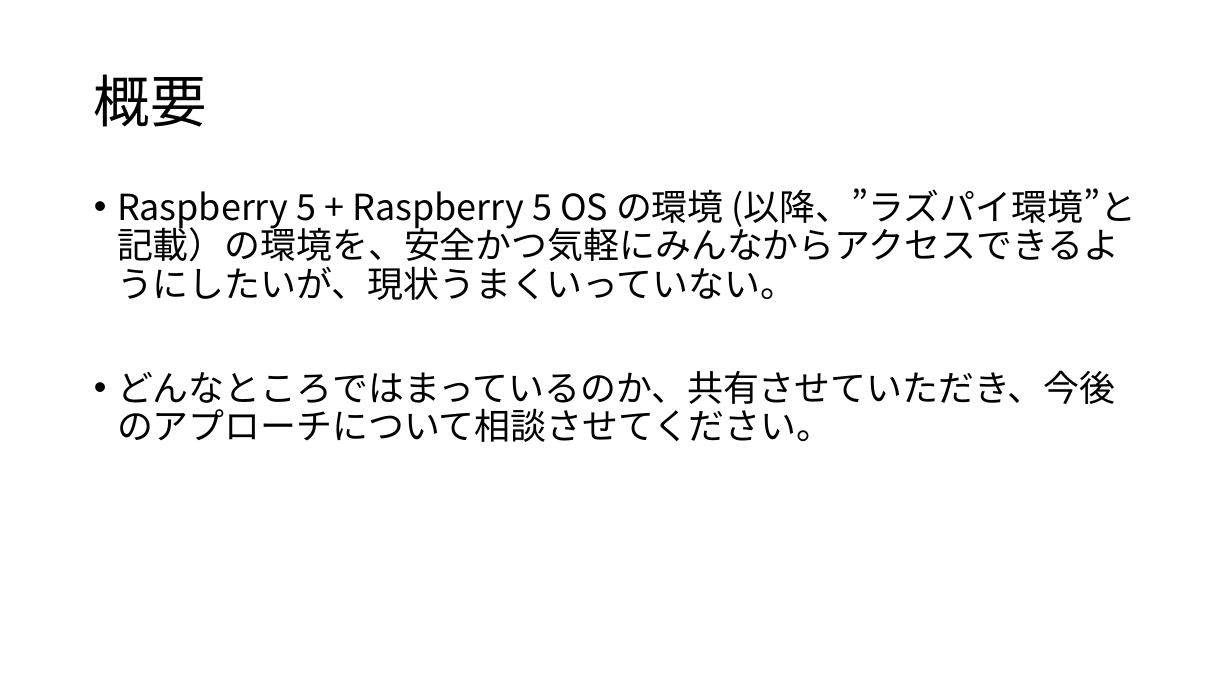
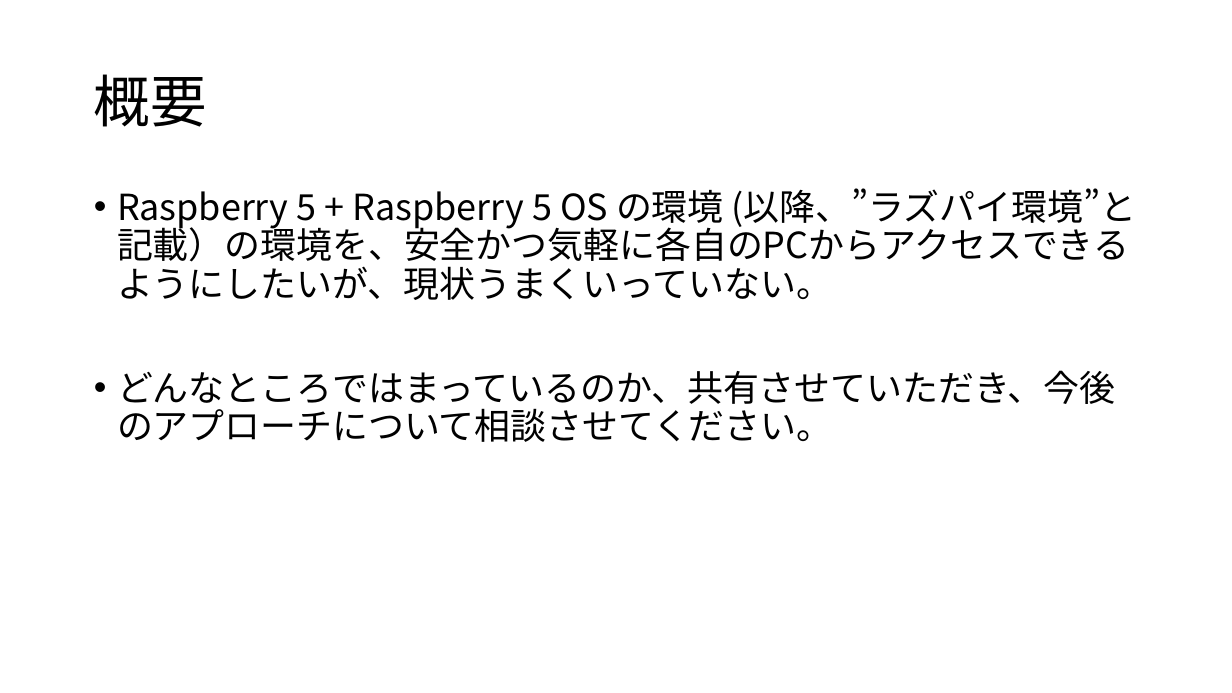
Before and after one commit to koga-miko/misc, a slide deck: slide 2 of raspberry-pi-report/ラズパイのリモート共有化のはまりどころ.pptx. Drawn at 1232x693 pixels with LibreOffice and Linux fonts; fonts in the diff are those of the drawing. Boxes give left, top, right and bottom in pixels: in the first picture for what was removed or moved away, otherwise in the second. Text is boxed around its words. In the diff, an @@ line names an element or a change of style, - is before the commit and + after.

```diff
--- a/raspberry-pi-report/ラズパイのリモート共有化のはまりどころ.pptx
+++ b/raspberry-pi-report/ラズパイのリモート共有化のはまりどころ.pptx
@@ text at (117,188,1136,300): text changed @@
-• Raspberry 5 + Raspberry 5 OS の環境 (以降、”ラズパイ環境”と記載）の環境を、安全かつ気軽にみんなからアクセスできるようにしたいが、現状うまくいっていない。
+• Raspberry 5 + Raspberry 5 OS の環境 (以降、”ラズパイ環境”と記載）の環境を、安全かつ気軽に各自のPCからアクセスできるようにしたいが、現状うまくいっていない。
```
Also in this commit, not shown: 2 other slides changed.
